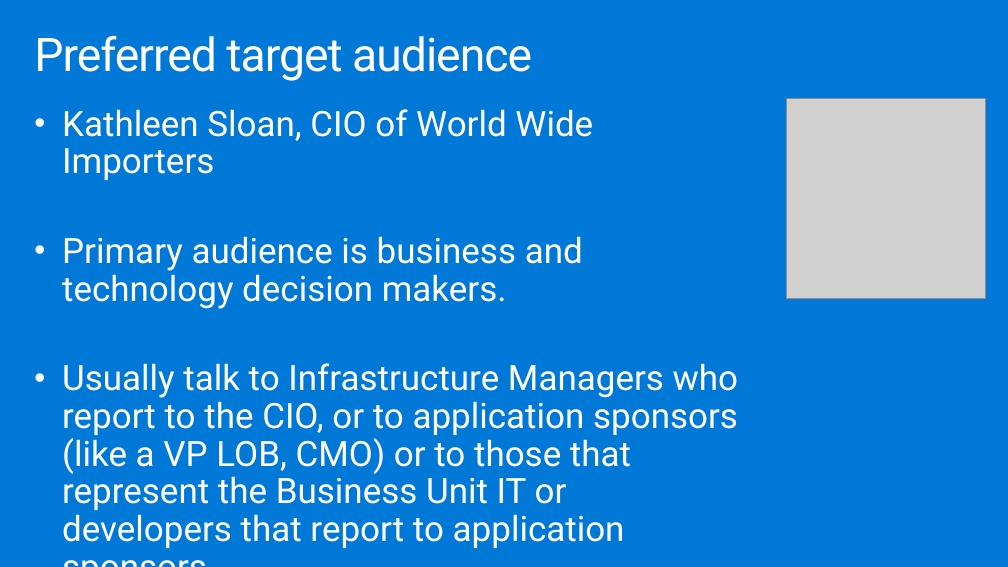
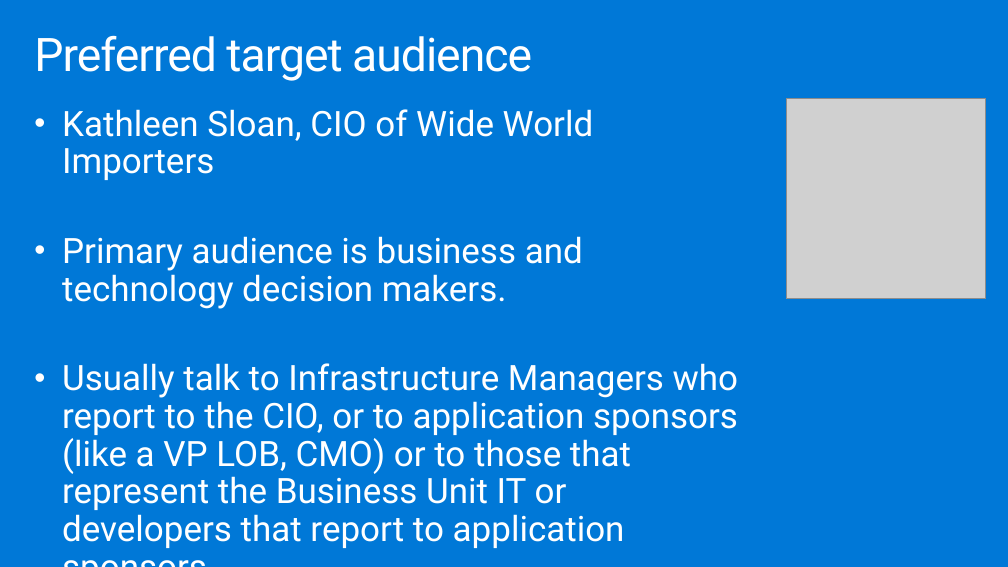
Before and after one commit to sumitmalik51/MCW-Migrating-Oracle-to-Azure-SQL-and-PostgreSQL, a slide deck: slide 15 of Whiteboard design session/WDS trainer presentation - Data platform upgrade and migration.pptx. Drawn at 1008x567 pixels with LibreOffice and Linux fonts; fonts in the diff are those of the drawing; grey boxes stand for pictures. Boxes give left, top, right and bottom in pixels: in the first picture for what was removed or moved away, otherwise in the second. Text is boxed around its words. In the diff, an @@ line names an element or a change of style, - is before the commit and + after.

```diff
--- a/Whiteboard design session/WDS trainer presentation - Data platform upgrade and migration.pptx
+++ b/Whiteboard design session/WDS trainer presentation - Data platform upgrade and migration.pptx
@@ text at bbox=[62, 109, 594, 180]: text changed @@
-• Kathleen Sloan, CIO of World Wide Importers
+• Kathleen Sloan, CIO of Wide World Importers
```
Also in this commit, not shown: 2 other slides changed, 5 other files.
